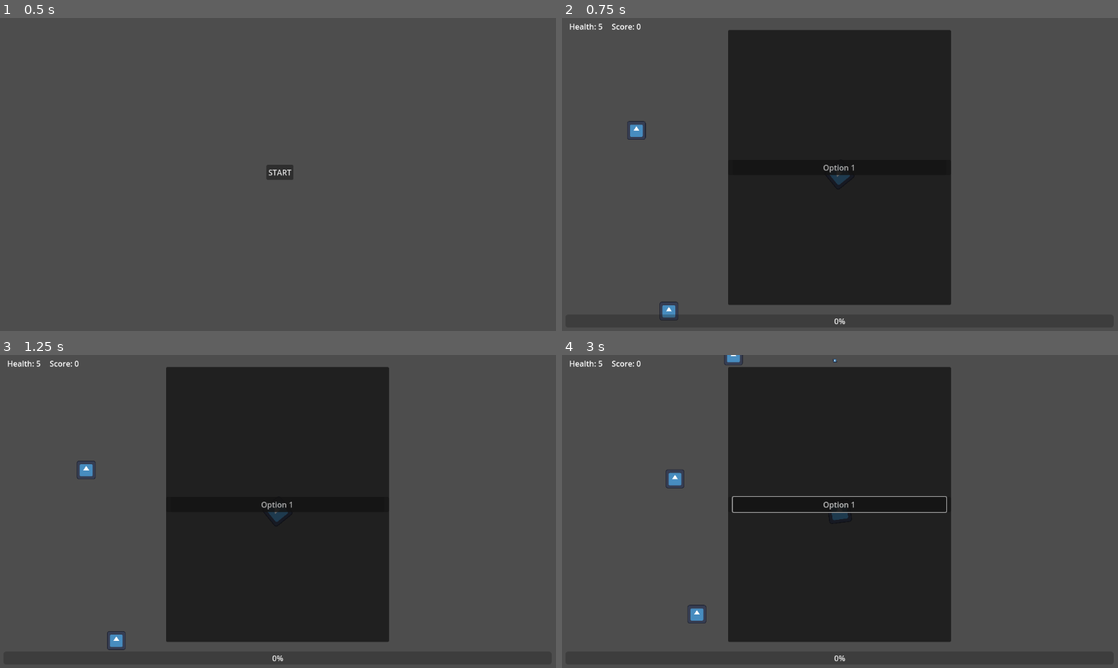
Above: before the commit, frames 1-4 (two rows, left to right).
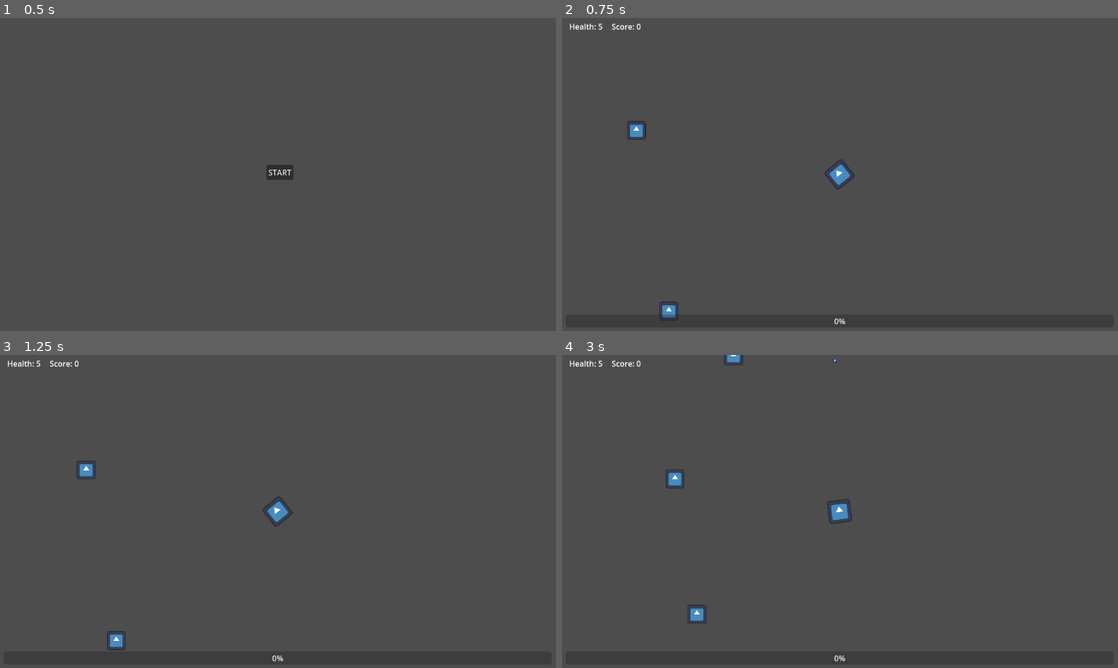
Above: after the commit, the same moments.

Repository: pengpa0012/godot-2d-survivor
Game: Godot game, scene res://scene/start_menu.tscn
Two runs of this game, one before a commit and one after it. Both use one fixed random seed, a clock stepped at 60 frames per second and the inputs below. The engine's default icon, where the game draws it, is replaced by a stand-in: a white triangle on a blue panel in a dark square.
Inputs (mouse positions are in pixels of both pictures, inside the frame that each line leads up to):
- Up to frame 1 (0.5 s): no input
- Up to frame 2 (0.75 s): click "START" at 0.5 s
- Up to frame 3 (1.25 s): no input
- Up to frame 4 (3 s): click (840, 505) at 1.25 s, where only the run before the commit has a clickable "Option 1"; click (840, 505) at 2 s, where only the run before the commit has a clickable "Option 1"; move the mouse to (962, 495) at 2.77 s; hold Right (ui_right) from 2.78 s (still down)

Frame 1 is identical in both runs. In frame 2, 35% of the frame differs, in the area x 29-70%, y 3-92%; in frame 3, 35%; in frame 4, 35%.

Commit message:
added fire rate

Diff:
--- a/scene/world.tscn
+++ b/scene/world.tscn
@@ -57,6 +57,8 @@
 size_flags_vertical = 8
 
 [node name="upgrade_list" type="PanelContainer" parent="player/Camera2D"]
+process_mode = 3
+visible = false
 self_modulate = Color(0.122252, 0.122252, 0.122252, 1)
 offset_left = -232.0
 offset_top = -299.0
@@ -64,13 +66,8 @@
 offset_bottom = 270.0
 script = ExtResource("4_kt5w1")
 
-[node name="Button" type="Button" parent="player/Camera2D/upgrade_list"]
-self_modulate = Color(0.74902, 0.74902, 0.74902, 1)
-layout_mode = 2
-size_flags_vertical = 4
-text = "Option 1"
-
 [node name="margin_panel" type="MarginContainer" parent="player/Camera2D/upgrade_list"]
+self_modulate = Color(1, 0.0156863, 0.32549, 1)
 layout_mode = 2
 theme_override_constants/margin_left = 10
 theme_override_constants/margin_right = 10
@@ -79,8 +76,8 @@
 layout_mode = 2
 size_flags_vertical = 4
 
-[node name="Button2" type="Button" parent="player/Camera2D/upgrade_list/margin_panel/VBoxContainer"]
-self_modulate = Color(0.74978, 0.74978, 0.74978, 1)
+[node name="Button" type="Button" parent="player/Camera2D/upgrade_list/margin_panel/VBoxContainer"]
+self_modulate = Color(0.74902, 0.74902, 0.74902, 1)
 layout_mode = 2
 size_flags_vertical = 4
 text = "Option 1"
@@ -88,5 +85,5 @@
 [node name="Timer" type="Timer" parent="."]
 autostart = true
 
-[connection signal="pressed" from="player/Camera2D/upgrade_list/Button" to="player/Camera2D/upgrade_list" method="_on_button_pressed"]
+[connection signal="pressed" from="player/Camera2D/upgrade_list/margin_panel/VBoxContainer/Button" to="player/Camera2D/upgrade_list" method="_on_button_pressed"]
 [connection signal="timeout" from="Timer" to="." method="_on_timer_timeout"]
--- a/script/end_menu.gd
+++ b/script/end_menu.gd
@@ -8,4 +8,6 @@
 func _on_button_pressed():
 	Global.HEALTH = 5
 	Global.SCORE = 0
+	Global.UPGRADE_SCORE = 0.000
+	Global.UPGRADE_SCORE_TARGET = 500
 	get_tree().change_scene_to_file("res://scene/world.tscn")
--- a/script/enemy.gd
+++ b/script/enemy.gd
@@ -2,6 +2,8 @@
 
 @onready var player = get_node("/root/world/player")
 var SPEED = 50
+var HEALTH = 1
+
 func _physics_process(delta):
 	if is_instance_valid(player):
 		velocity = position.direction_to(player.position) * SPEED
--- a/script/player.gd
+++ b/script/player.gd
@@ -4,6 +4,7 @@
 @export var bullet_scene: PackedScene = preload("res://scene/projectile.tscn")
 @onready var aim = get_node("aim")
 @onready var healthUI = get_node("/root/world/player/Camera2D/health")
+@onready var fireTimer = $fire
 
 func _physics_process(delta):
 	# PLAYER MOVEMENT
@@ -39,4 +40,4 @@
 func _on_fire_timeout():
 	if is_instance_valid(self):
 		shoot()
-		$fire.start()
+		fireTimer.start()
--- a/script/projectile.gd
+++ b/script/projectile.gd
@@ -23,7 +23,9 @@
 			Global.UPGRADE_SCORE = 0
 
 		scoreUI.text = "Score: " + str(Global.SCORE)
-		body.queue_free()
+		body.HEALTH -= 1
+		if body.HEALTH <= 0:
+			body.queue_free()
 		queue_free()
 
 func _on_visible_on_screen_notifier_2d_screen_exited():
--- a/script/world.gd
+++ b/script/world.gd
@@ -13,5 +13,6 @@
 		var enemy = enemy_scene.instantiate() as CharacterBody2D
 		enemy.position.x = player.position.x + randi_range(-1000, 1000)
 		enemy.position.y = player.position.y + randi_range(-1000, 1000)
+		# Adjust health depends on score
 		enemies.add_child(enemy)
 		$Timer.start()
--- a/upgrade_list.gd
+++ b/upgrade_list.gd
@@ -1,6 +1,11 @@
 extends PanelContainer
 
+@onready var upgradeList = get_node("/root/world/player/Camera2D/upgrade_list")
+@onready var player = get_node("/root/world/player")
 
 func _on_button_pressed():
-	print("yeye")
+	# increase firerate
+	if player.fireTimer.wait_time > 0.1:
+		player.fireTimer.wait_time -= 0.1
+	upgradeList.visible = false
 	get_tree().paused = false
